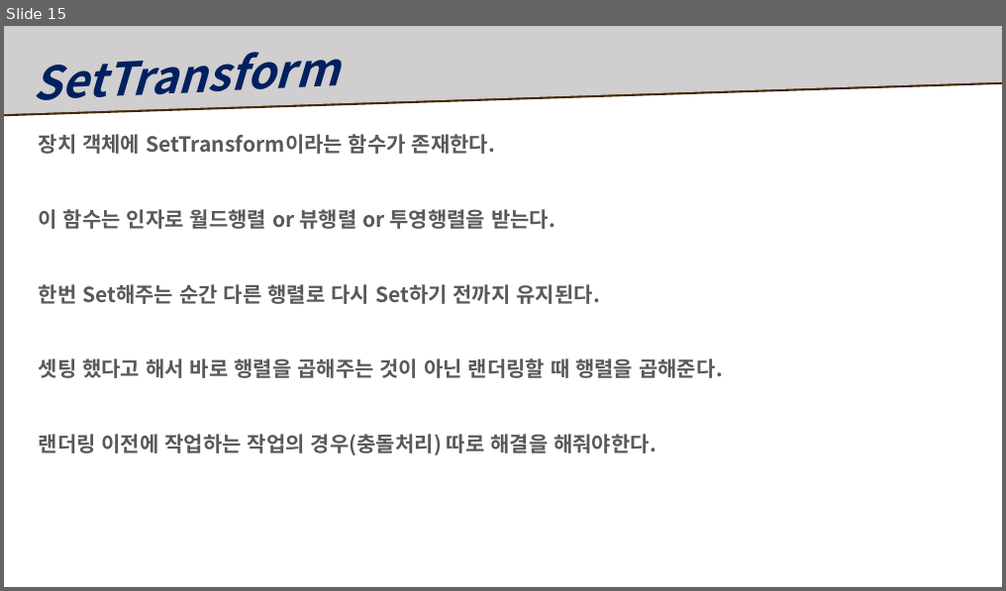
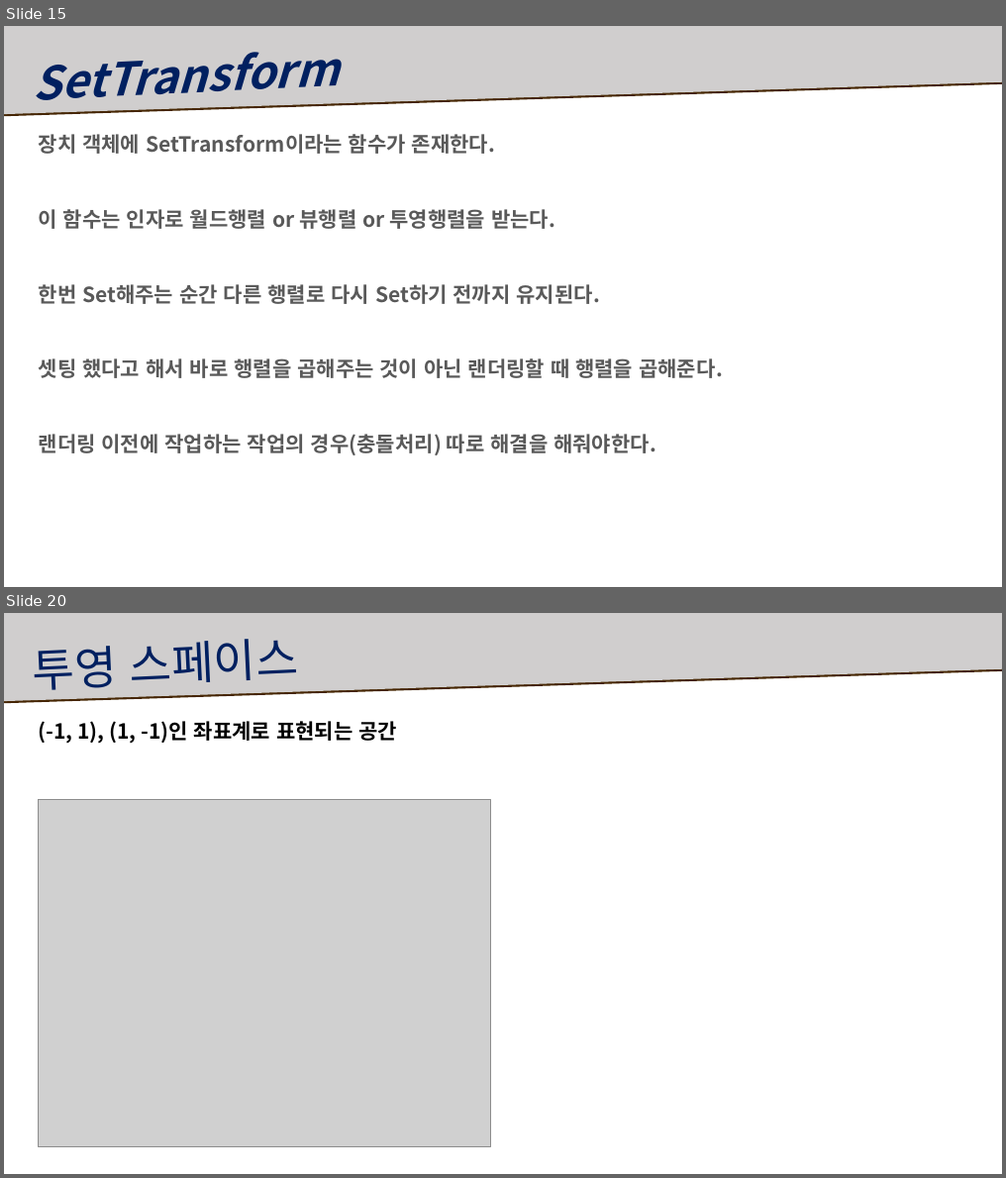
Before and after one commit to Ahnhyunsoo/Study, a slide deck: 5Month/복습자료/수업 복습.pptx. Shown one above the other, each under a label of ours: slide 15 before the commit, slides 15 and 20 after it; the slides between them are not shown. The pictures are 1006x591 and 1006x1178 pixels, drawn with LibreOffice and Linux fonts; fonts in the diff are those of the drawing; grey boxes stand for pictures. Boxes give left, top, right and bottom in pixels: in the first picture for what was removed or moved away, otherwise in the second. Text is boxed around its words. In the diff, an @@ line names an element or a change of style, - is before the commit and + after.

```diff
--- a/5Month/복습자료/수업 복습.pptx
+++ b/5Month/복습자료/수업 복습.pptx
@@ slide 20 added at box(4, 613, 1002, 1174), background #FFFFFF @@
@@ freeform shape added at box(4, 613, 1002, 701), fill #D0CECE @@
@@ text added at box(34, 639, 298, 699), 44 pt, text #002060 @@
+투영 스페이스
@@ text added at box(39, 721, 397, 743), 20 pt, text #000000, bold @@
+(-1, 1), (1, -1)인 좌표계로 표현되는 공간
@@ picture added at box(39, 800, 490, 1148) @@
```
Also in this commit, not shown: 4 slides changed, 17 other slides added, 1 slide removed, 3 other files.
